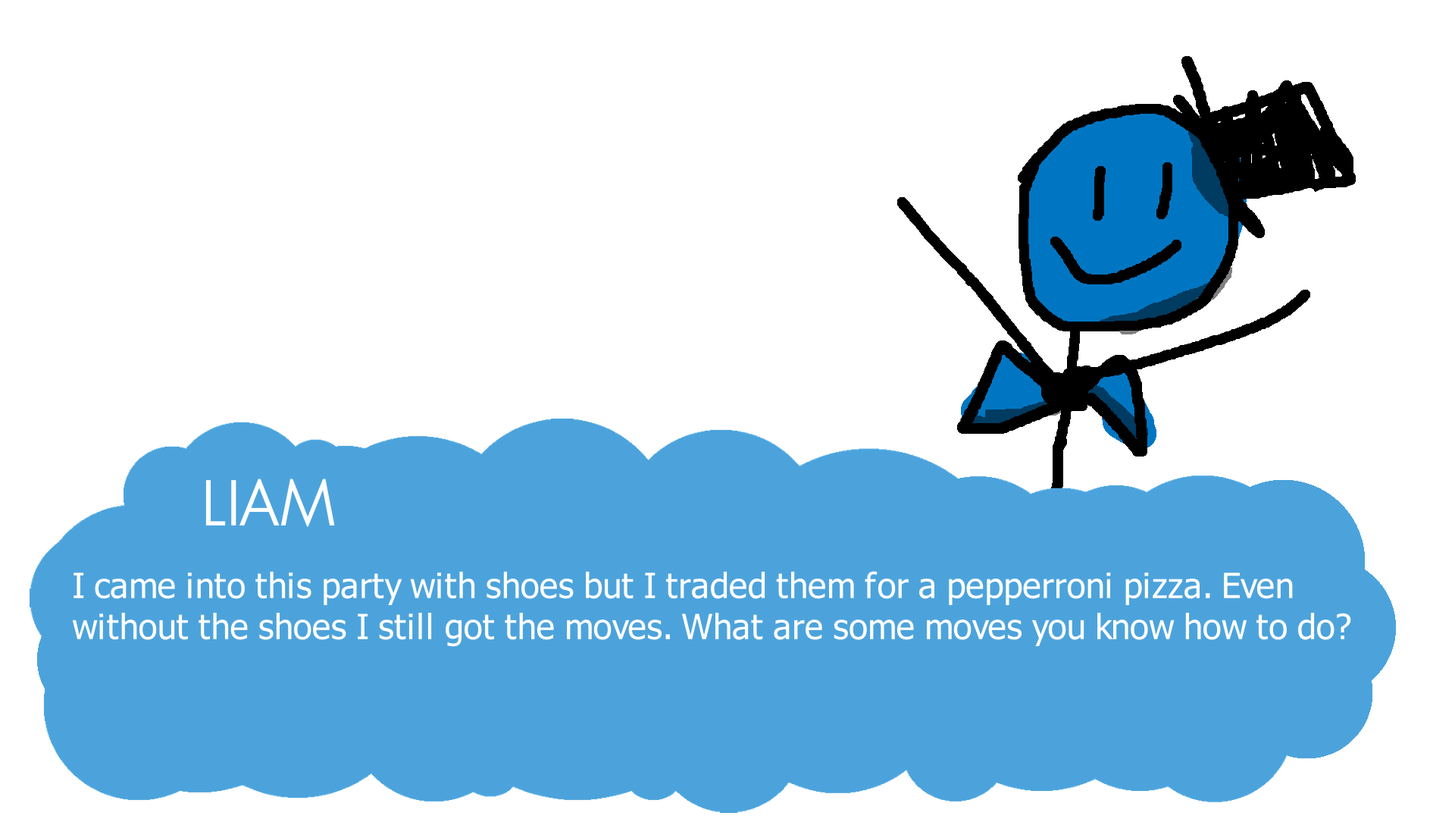
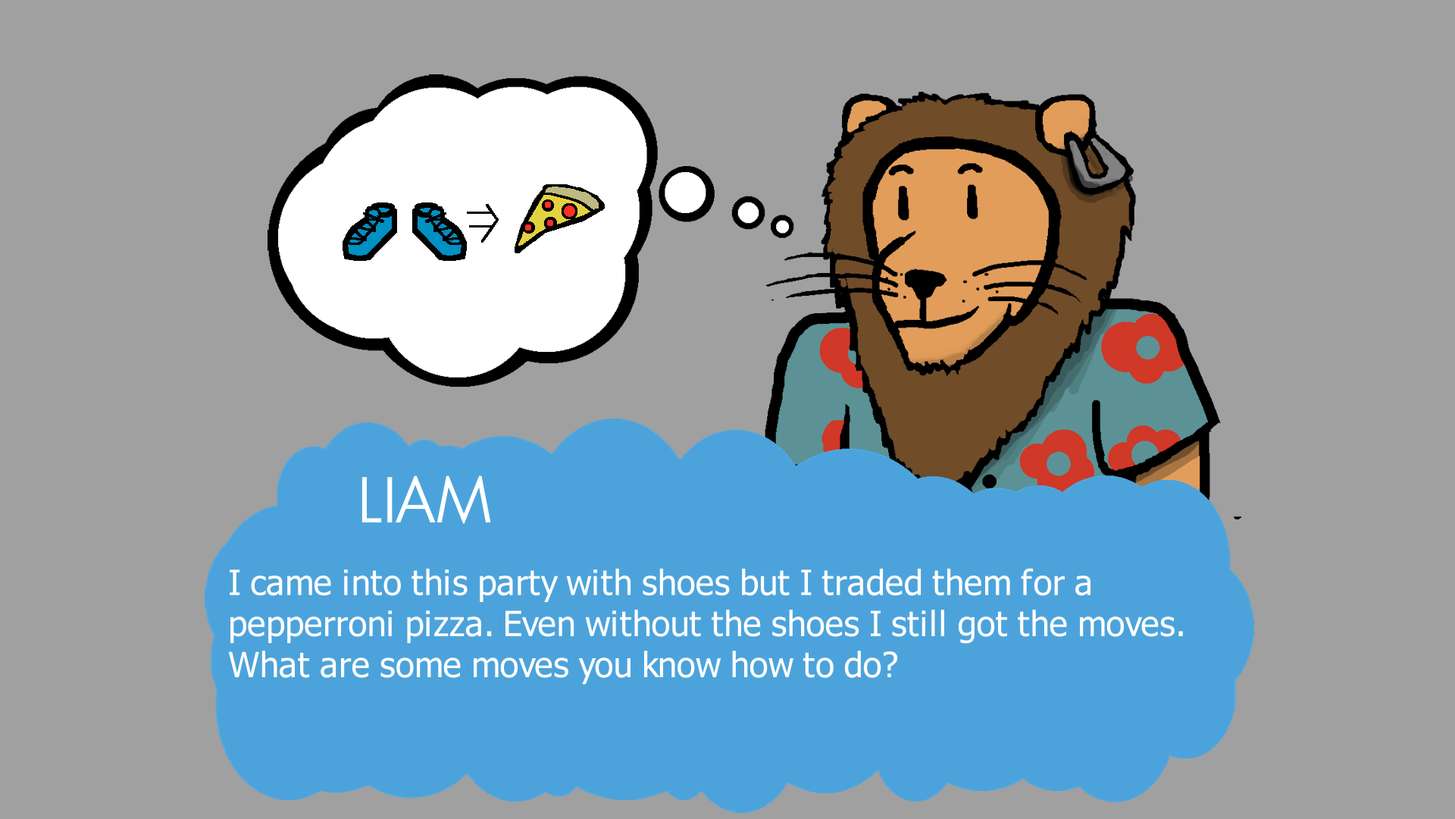
Comparing the layer stacks of the two 1455×819 images. Changes:
removed layer "Paint Layer 1" over 0, 339, 1407, 819
added layer "Bubble" above "Group 2" over 204, 391, 1272, 819
added group "Group 2" with 5 layers above "Background" over 242, 0, 1455, 680
"Shadow": opacity 50% → 100%, moved it into group "Group 2", painted on it over 873, 97, 1262, 534
added layer "Lines Merged" (1st of 2, in "Group 2") in group "Group 2" over 242, 0, 1455, 680
added layer "Lines Merged" (2nd of 2, in "Group 2") in group "Group 2" over 727, 48, 1262, 534
moved "Color" into group "Group 2", painted on it over 242, 48, 1262, 534
renamed "Lines" to "Background", opacity 100% → 75%, painted on it over 0, 0, 1455, 819
